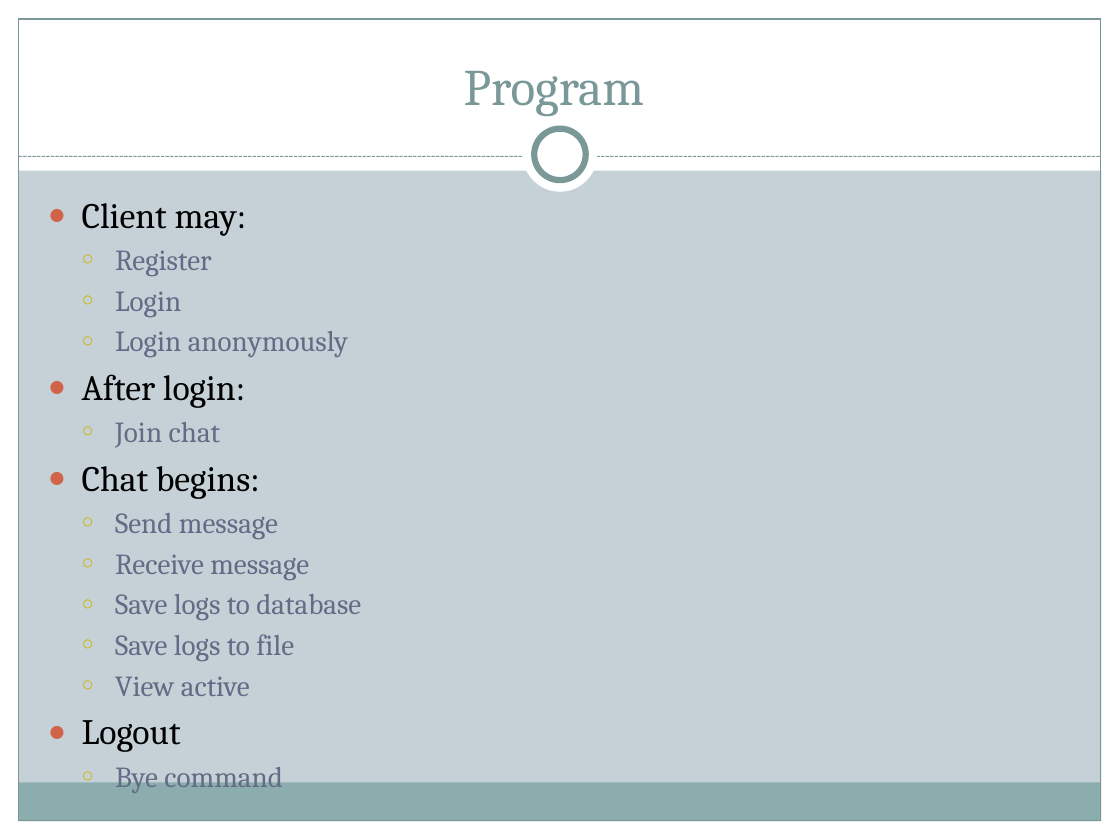
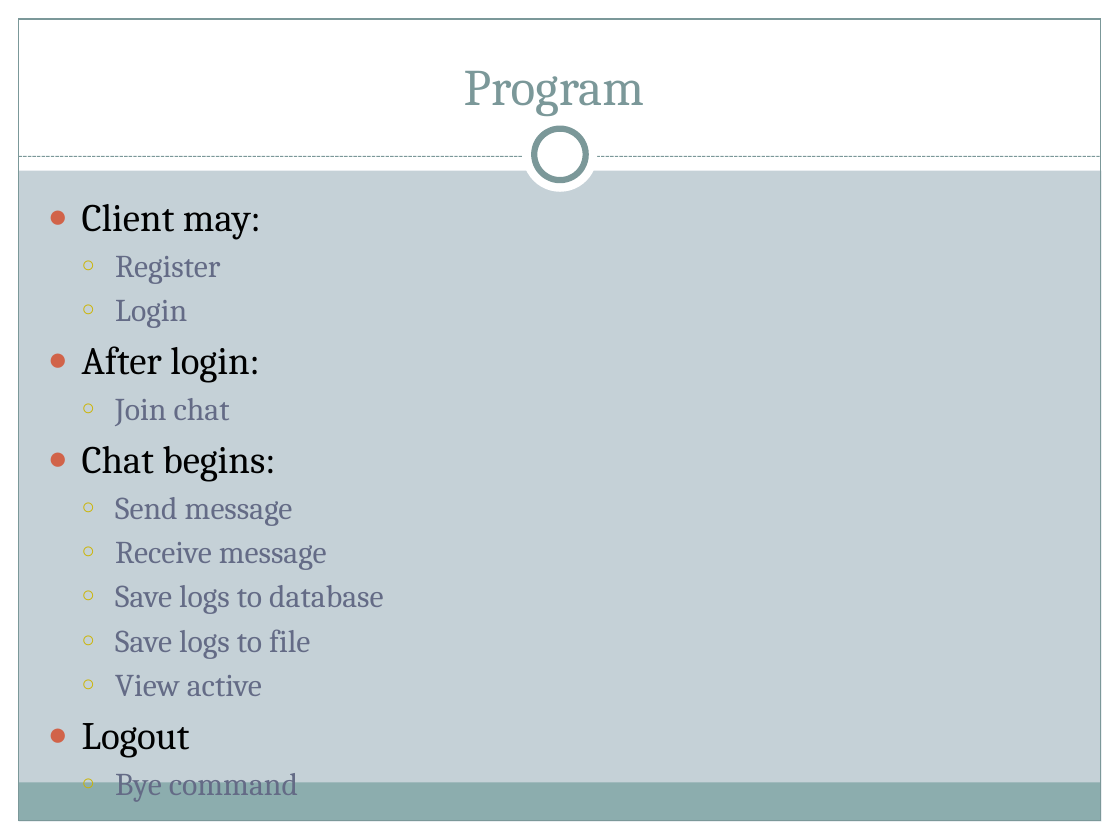
Before and after one commit to MNLBC/Group2Projects, a slide deck: slide 6 of 7. Group Project/W2D5_Project/PPT/Project Presentation.pptx. Drawn at 1120x840 pixels with LibreOffice and Linux fonts; fonts in the diff are those of the drawing. Boxes give left, top, right and bottom in pixels: in the first picture for what was removed or moved away, otherwise in the second. Text is boxed around its words. In the diff, an @@ line names an element or a change of style, - is before the commit and + after.

```diff
--- a/7. Group Project/W2D5_Project/PPT/Project Presentation.pptx
+++ b/7. Group Project/W2D5_Project/PPT/Project Presentation.pptx
@@ text "Client may:" at (82,204,384,758): size 22.9 to 25 pt in "Client may:", "After login:", "Chat begins:", "Logout"; size 18.7 to 20.4 pt in "Register", "Login", "Join chat", "Send message" and 5 more places @@
@@ text at (115,331,348,357): paragraph removed @@
-  ○ Login anonymously
```
Also in this commit, not shown: 1 other slide changed.
